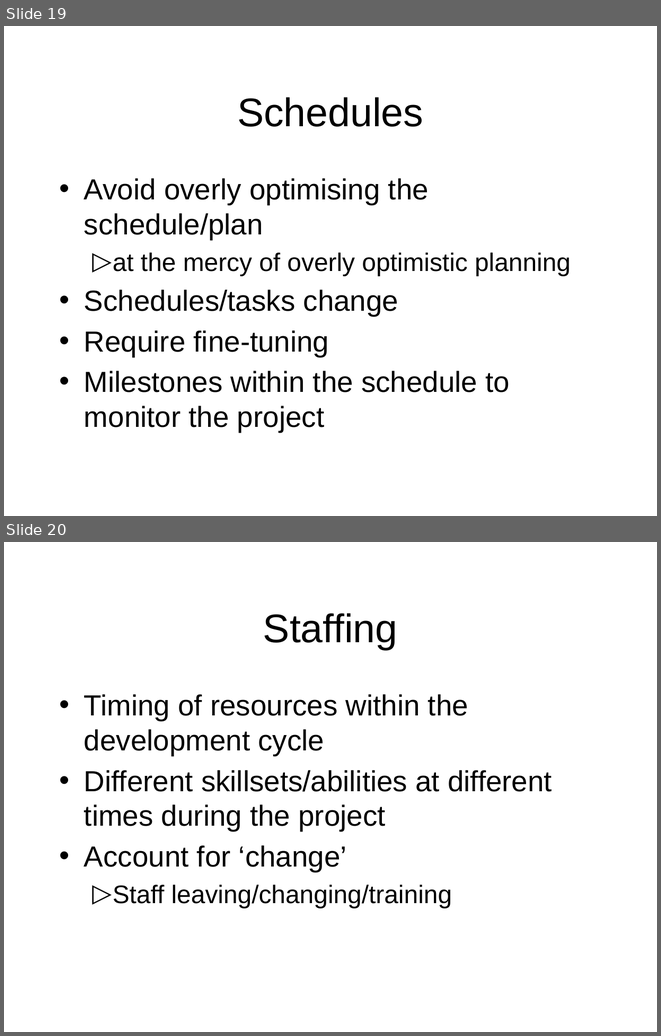
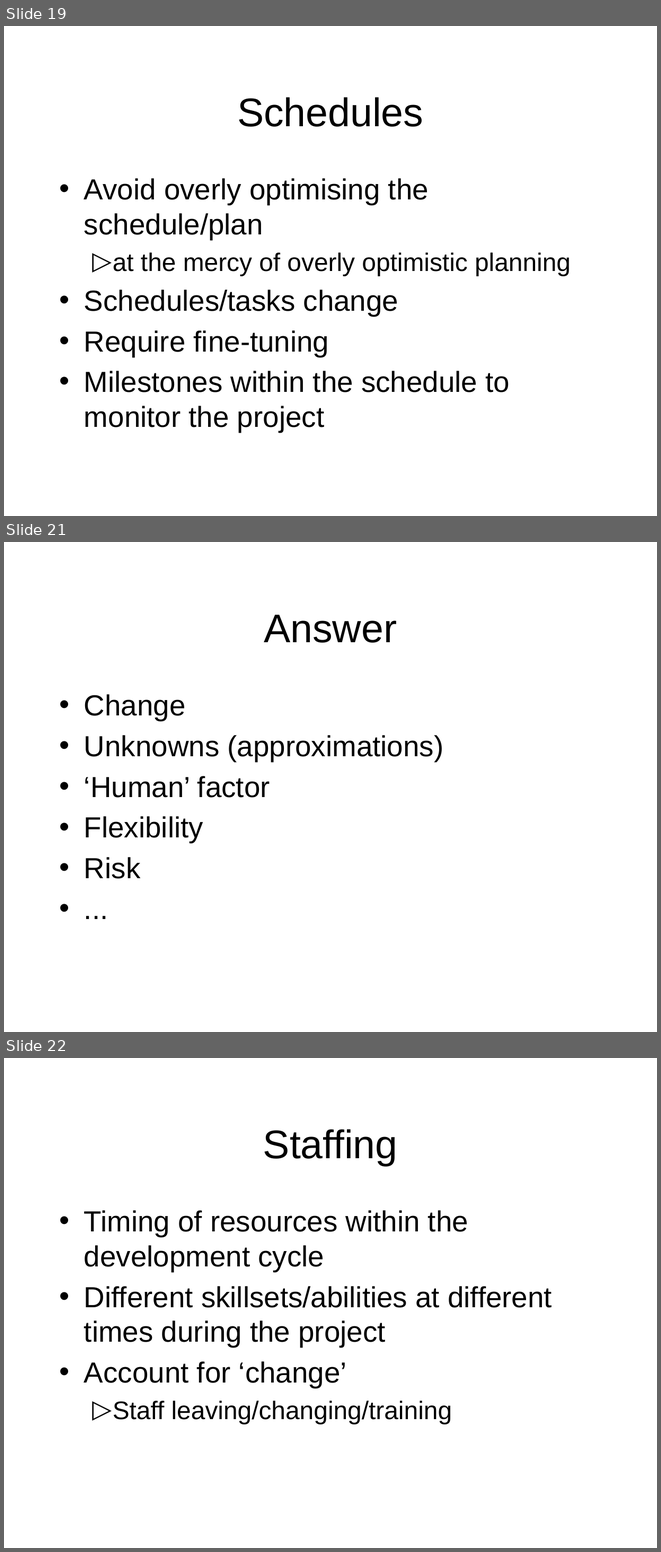
Before and after one commit to octaviordz/zjnu2017.github.io, a slide deck: OOAD/lectures/090--Pragmatics.pptx. Shown one above the other, each under a label of ours: slides 19 and 20 before the commit, slides 19, 21 and 22 after it; the slides between them are not shown. The pictures are 661x1036 and 661x1552 pixels, drawn with LibreOffice and Linux fonts; fonts in the diff are those of the drawing. Boxes give left, top, right and bottom in pixels: in the first picture for what was removed or moved away, otherwise in the second. Text is boxed around its words. In the diff, an @@ line names an element or a change of style, - is before the commit and + after.

```diff
--- a/OOAD/lectures/090--Pragmatics.pptx
+++ b/OOAD/lectures/090--Pragmatics.pptx
@@ slide 21 added at bbox=[4, 542, 657, 1032], background #FFFFFF @@
@@ title added at bbox=[264, 615, 397, 643], 44 pt, text #000000 @@
+Answer
@@ text added at bbox=[84, 694, 444, 879], 32 pt, text #000000 @@
+• Change
+• Unknowns (approximations)
+• ‘Human’ factor
+• Flexibility
+• Risk
+• ...
@@ what was slide 20 is now slide 22 @@
```
Also in this commit, not shown: 5 slides changed, 5 other slides added, 1 other file.
